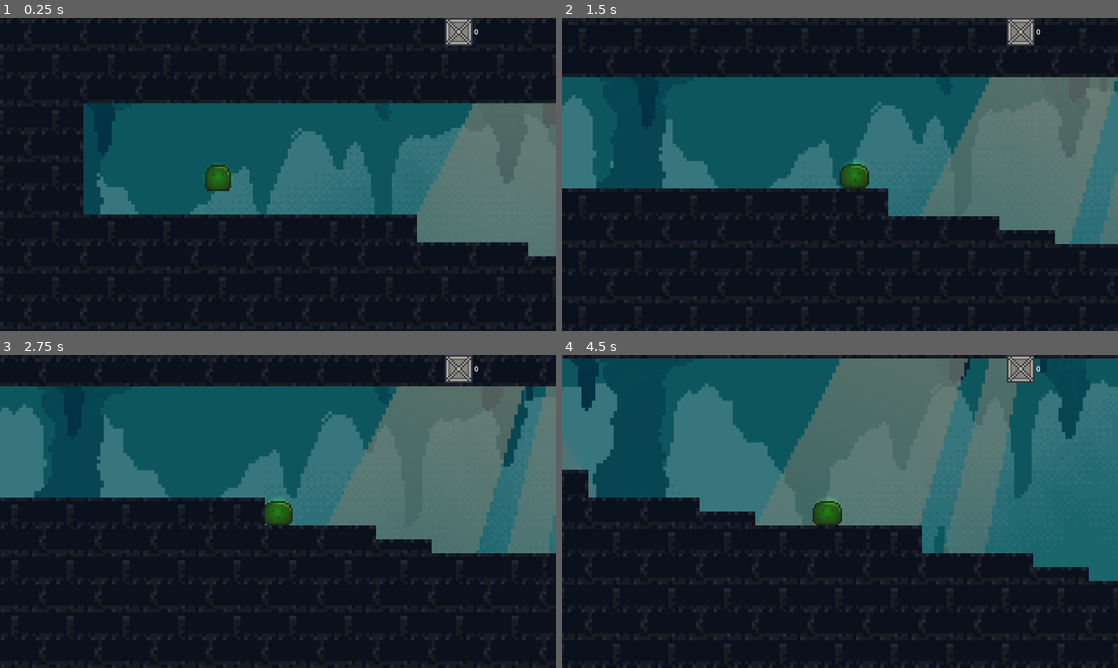
Above: before the commit, frames 1-4 (two rows, left to right).
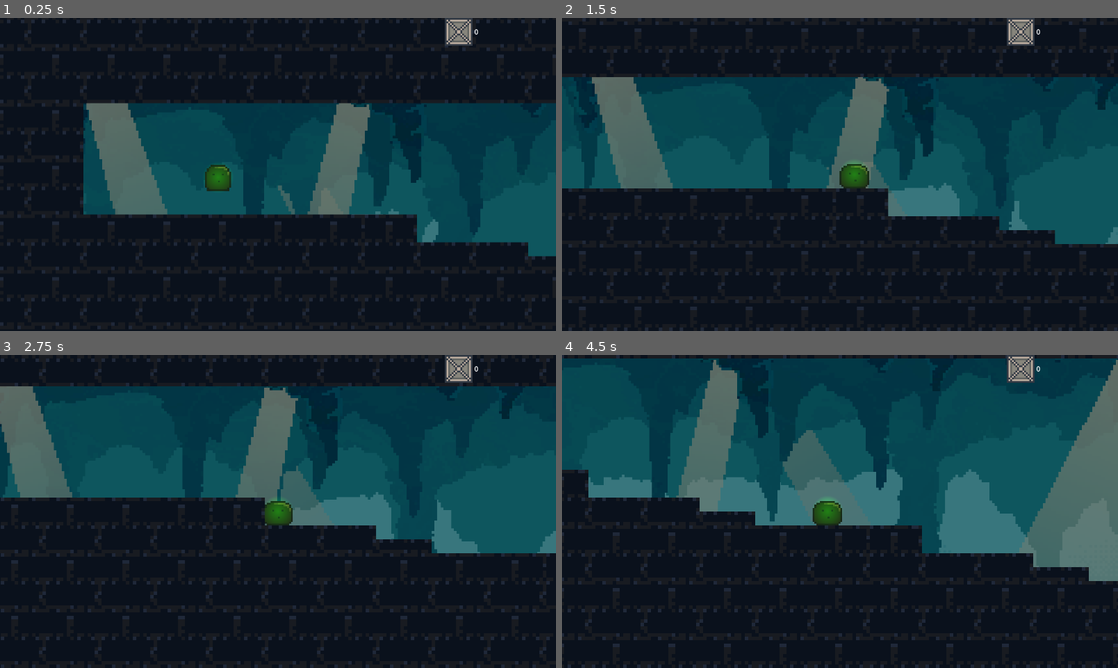
Above: after the commit, the same moments.

Repository: jkuball/splittle-bocks
Game: Godot game, scene res://scenes/levels/level1.tscn
The game is run twice, just before and just after one commit, with the same random seed, the same clock (stepped at 60 frames per second) and the same inputs.
Inputs:
- Up to frame 1 (0.25 s): no input
- Up to frame 2 (1.5 s): hold D (player_right) from 0.53 s (still down); tap Space (player_splittle) at 0.6, 1.35 s
- Up to frame 3 (2.75 s): release D (player_right) at 2.03 s; hold A (player_left) from 2.03 s (still down); tap Space (player_splittle) at 2.1 s
- Up to frame 4 (4.5 s): release A (player_left) at 2.78 s; hold D (player_right) 2.78-4.28 s; tap Space (player_splittle) at 2.85, 3.6, 4.35 s; hold A (player_left) from 4.28 s (still down)

The runs differ from the first frame. In frame 1, 26% of the frame differs, in the area x 15-100%, y 27-77%; in frame 2, 31%; in frame 3, 30%; in frame 4, 37%, in the area x 0-100%, y 1-73%.

Commit message:
Level fix

Diff:
--- a/scenes/levels/level1.tscn
+++ b/scenes/levels/level1.tscn
@@ -13,7 +13,8 @@
 script = ExtResource("1_n306p")
 
 [node name="BackgroundParallax" parent="." instance=ExtResource("2_p1r67")]
-position = Vector2(7.125, 201.105)
+position = Vector2(7.125, 330.625)
+scale = Vector2(1.5, 1.5)
 
 [node name="Camera2D" type="Camera2D" parent="." node_paths=PackedStringArray("player")]
 position = Vector2(774, 224)
--- a/scenes/levels/level2.tscn
+++ b/scenes/levels/level2.tscn
@@ -1,14 +1,17 @@
-[gd_scene load_steps=8 format=4 uid="uid://q87i26gx2q35"]
+[gd_scene load_steps=7 format=4 uid="uid://q87i26gx2q35"]
 
 [ext_resource type="Script" path="res://scripts/follow_player.gd" id="1_rdclj"]
-[ext_resource type="PackedScene" uid="uid://bxh7bw10ccw2p" path="res://scenes/background_parallax.tscn" id="2_gkqnh"]
+[ext_resource type="PackedScene" uid="uid://bxh7bw10ccw2p" path="res://scenes/background_parallax.tscn" id="1_ri5pg"]
 [ext_resource type="PackedScene" uid="uid://c2wkhfsiwtuvv" path="res://scenes/player.tscn" id="2_tkm38"]
 [ext_resource type="TileSet" uid="uid://buf3uaa5v4x1x" path="res://assets/tile_set_full.tres" id="3_vtjo7"]
 [ext_resource type="PackedScene" uid="uid://cu4gu0acf6dp1" path="res://scenes/goal.tscn" id="4_k4d5h"]
 [ext_resource type="PackedScene" uid="uid://bvow2qdtaojla" path="res://scenes/pickup.tscn" id="5_d0mp0"]
-[ext_resource type="PackedScene" uid="uid://dfs4csrso2wcm" path="res://scenes/hud.tscn" id="5_v4pg5"]
 
 [node name="Node2D" type="Node2D"]
+
+[node name="BackgroundParallax" parent="." instance=ExtResource("1_ri5pg")]
+position = Vector2(0, 362.905)
+scale = Vector2(1, 1)
 
 [node name="Camera2D" type="Camera2D" parent="." node_paths=PackedStringArray("player")]
 position = Vector2(964, 343)
--- a/scenes/levels/level5.tscn
+++ b/scenes/levels/level5.tscn
@@ -1,100 +1,17 @@
-[gd_scene load_steps=16 format=4 uid="uid://q87i26gx2q35"]
+[gd_scene load_steps=8 format=4 uid="uid://cpp3r6yr2a636"]
 
 [ext_resource type="Script" path="res://scripts/level_manager.gd" id="1_6mvwu"]
 [ext_resource type="Script" path="res://scripts/follow_player.gd" id="1_16dsp"]
-[ext_resource type="Texture2D" uid="uid://ik7c1721c4v4" path="res://assets/background/1.png" id="2_6eaag"]
+[ext_resource type="PackedScene" uid="uid://bxh7bw10ccw2p" path="res://scenes/background_parallax.tscn" id="2_22v4s"]
 [ext_resource type="PackedScene" uid="uid://c2wkhfsiwtuvv" path="res://scenes/player.tscn" id="2_tjba1"]
-[ext_resource type="Texture2D" uid="uid://do3fwbk0kwtvf" path="res://assets/background/2.png" id="3_8bo84"]
 [ext_resource type="TileSet" uid="uid://buf3uaa5v4x1x" path="res://assets/tile_set_full.tres" id="3_twpc5"]
 [ext_resource type="PackedScene" uid="uid://cu4gu0acf6dp1" path="res://scenes/goal.tscn" id="4_7g2h4"]
-[ext_resource type="Texture2D" uid="uid://dvf4i20nfbo3b" path="res://assets/background/3fx.png" id="4_isdp7"]
-[ext_resource type="Texture2D" uid="uid://7dsk24sme1im" path="res://assets/background/4.png" id="5_6r1hd"]
-[ext_resource type="Texture2D" uid="uid://chh0rkgpdcto5" path="res://assets/background/5.png" id="6_lfrau"]
-[ext_resource type="Texture2D" uid="uid://bp47tmi7qeitp" path="res://assets/background/6fx.png" id="7_215th"]
-[ext_resource type="Texture2D" uid="uid://bk0kkcomoybqc" path="res://assets/background/7.png" id="8_cvneq"]
-[ext_resource type="Texture2D" uid="uid://dh6nf6a1ssul5" path="res://assets/background/8fx.png" id="9_om57s"]
-[ext_resource type="Texture2D" uid="uid://dpc8tmseffsvd" path="res://assets/background/9.png" id="10_fcpdj"]
 [ext_resource type="PackedScene" uid="uid://dfs4csrso2wcm" path="res://scenes/hud.tscn" id="15_75e5u"]
 
 [node name="Node2D4" type="Node2D"]
 script = ExtResource("1_6mvwu")
 
-[node name="TheParallax" type="Node2D" parent="."]
-position = Vector2(0, 180)
-scale = Vector2(2.5, 2.5)
-
-[node name="Parallax2D" type="Parallax2D" parent="TheParallax"]
-scroll_scale = Vector2(0.1, 1)
-repeat_size = Vector2(1920, 0)
-repeat_times = 3
-
-[node name="Back1" type="Sprite2D" parent="TheParallax/Parallax2D"]
-texture = ExtResource("2_6eaag")
-
-[node name="Parallax2D2" type="Parallax2D" parent="TheParallax"]
-scroll_scale = Vector2(0.3, 1)
-repeat_size = Vector2(1920, 0)
-repeat_times = 3
-
-[node name="Back2" type="Sprite2D" parent="TheParallax/Parallax2D2"]
-texture = ExtResource("3_8bo84")
-
-[node name="Parallax2D3" type="Parallax2D" parent="TheParallax"]
-scroll_scale = Vector2(0.5, 1)
-repeat_size = Vector2(1920, 0)
-repeat_times = 3
-
-[node name="Back3" type="Sprite2D" parent="TheParallax/Parallax2D3"]
-texture = ExtResource("4_isdp7")
-
-[node name="Parallax2D4" type="Parallax2D" parent="TheParallax"]
-scroll_scale = Vector2(0.7, 1)
-repeat_size = Vector2(1920, 0)
-repeat_times = 3
-
-[node name="Back4" type="Sprite2D" parent="TheParallax/Parallax2D4"]
-texture = ExtResource("5_6r1hd")
-
-[node name="Parallax2D5" type="Parallax2D" parent="TheParallax"]
-scroll_scale = Vector2(0.9, 1)
-repeat_size = Vector2(1920, 0)
-repeat_times = 3
-
-[node name="Back5" type="Sprite2D" parent="TheParallax/Parallax2D5"]
-texture = ExtResource("6_lfrau")
-
-[node name="Parallax2D6" type="Parallax2D" parent="TheParallax"]
-repeat_size = Vector2(1920, 0)
-repeat_times = 3
-
-[node name="Back6" type="Sprite2D" parent="TheParallax/Parallax2D6"]
-texture = ExtResource("7_215th")
-
-[node name="Parallax2D7" type="Parallax2D" parent="TheParallax"]
-scroll_scale = Vector2(1.2, 1)
-repeat_size = Vector2(1920, 0)
-repeat_times = 3
-
-[node name="Back7" type="Sprite2D" parent="TheParallax/Parallax2D7"]
-texture = ExtResource("8_cvneq")
-
-[node name="Parallax2D8" type="Parallax2D" parent="TheParallax"]
-scroll_scale = Vector2(1.4, 1)
-repeat_size = Vector2(1920, 0)
-repeat_times = 3
-
-[node name="Back8" type="Sprite2D" parent="TheParallax/Parallax2D8"]
-texture = ExtResource("9_om57s")
-
-[node name="Parallax2D9" type="Parallax2D" parent="TheParallax"]
-scroll_scale = Vector2(1.6, 1)
-repeat_size = Vector2(1920, 0)
-repeat_times = 3
-
-[node name="Back9" type="Sprite2D" parent="TheParallax/Parallax2D9"]
-texture = ExtResource("10_fcpdj")
-
-[node name="BackgroundParallax" parent="." instance=ExtResource("1_wwaft")]
+[node name="BackgroundParallax" parent="." instance=ExtResource("2_22v4s")]
 
 [node name="Camera2D" type="Camera2D" parent="." node_paths=PackedStringArray("player")]
 position = Vector2(964, 343)
